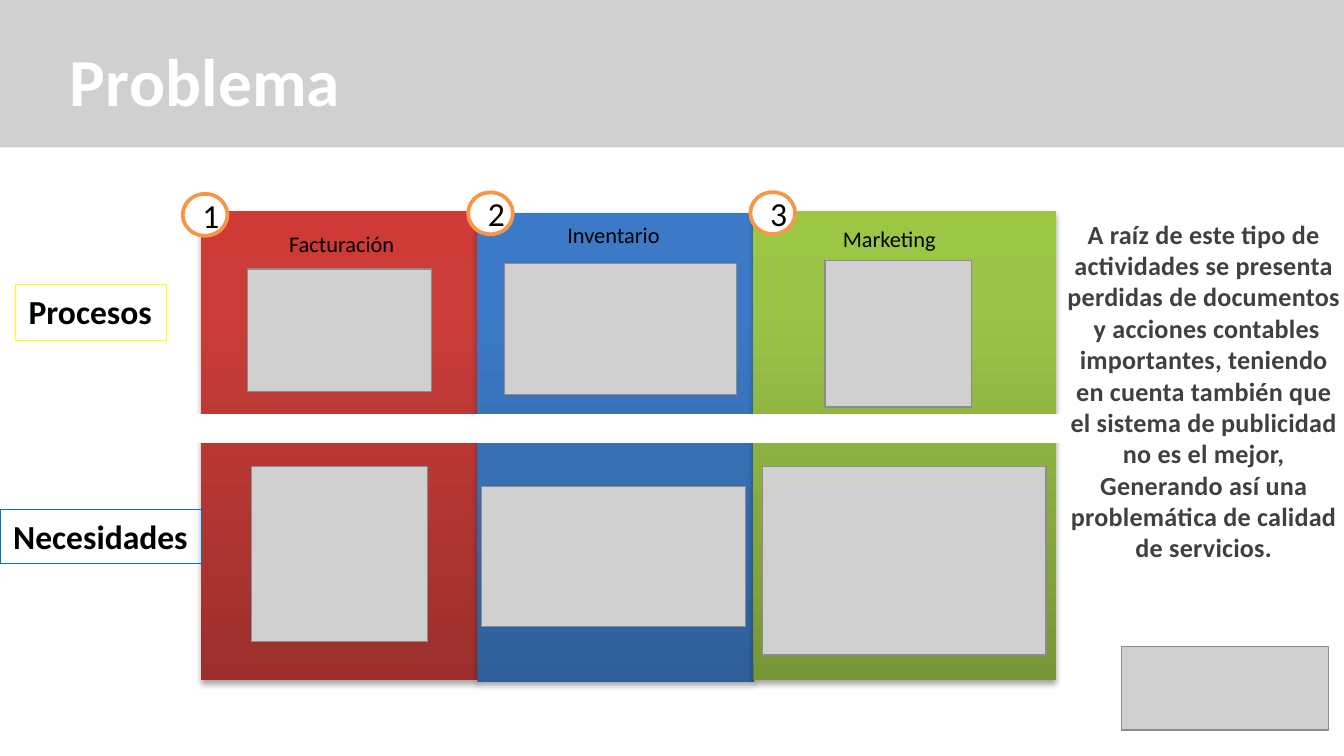
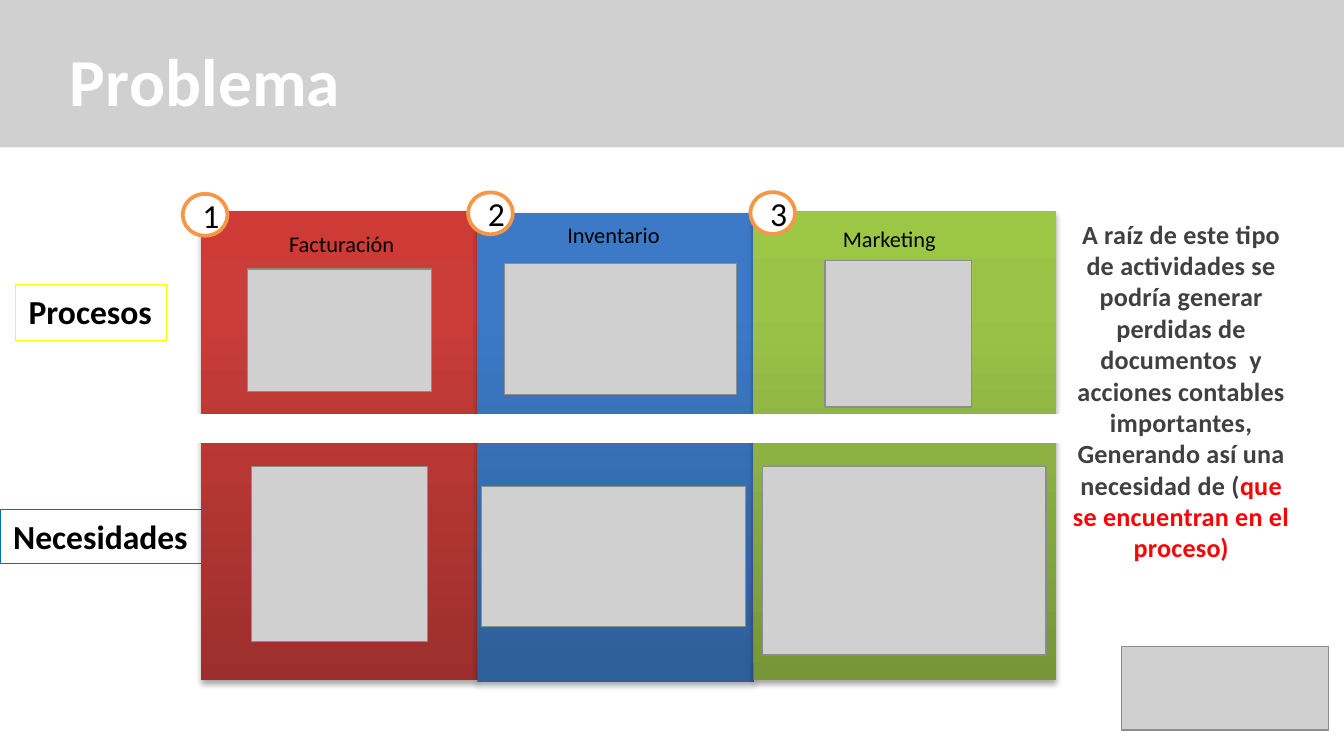
Before and after one commit to kamor31232/Proyecto_adsi, a slide deck: slide 9 of App/app_documentacion/1er_trimestre/1_proyecto/1_1_1_presentacion_proyecto.pptx. Drawn at 1344x756 pixels with LibreOffice and Linux fonts; fonts in the diff are those of the drawing; grey boxes stand for pictures; background and template pictures are left out. Boxes give left, top, right and bottom in pixels: in the first picture for what was removed or moved away, otherwise in the second. Text is boxed around its words. In the diff, an @@ line names an element or a change of style, - is before the commit and + after.

Commit message:
Correciones de documentos

```diff
--- a/App/app_documentacion/1er_trimestre/1_proyecto/1_1_1_presentacion_proyecto.pptx
+++ b/App/app_documentacion/1er_trimestre/1_proyecto/1_1_1_presentacion_proyecto.pptx
@@ text at [1073, 225, 1289, 561]: text changed @@
-A raíz de este tipo de actividades se presenta perdidas de documentos y acciones contables importantes, teniendo en cuenta también que el sistema de publicidad no es el mejor, Generando así una problemática de calidad de servicios.
+A raíz de este tipo de actividades se podría generar perdidas de documentos y acciones contables importantes, Generando así una necesidad de (que se encuentran en el proceso)
```
Also in this commit, not shown: 10 other slides changed, 1 slide added, 1 other file.
